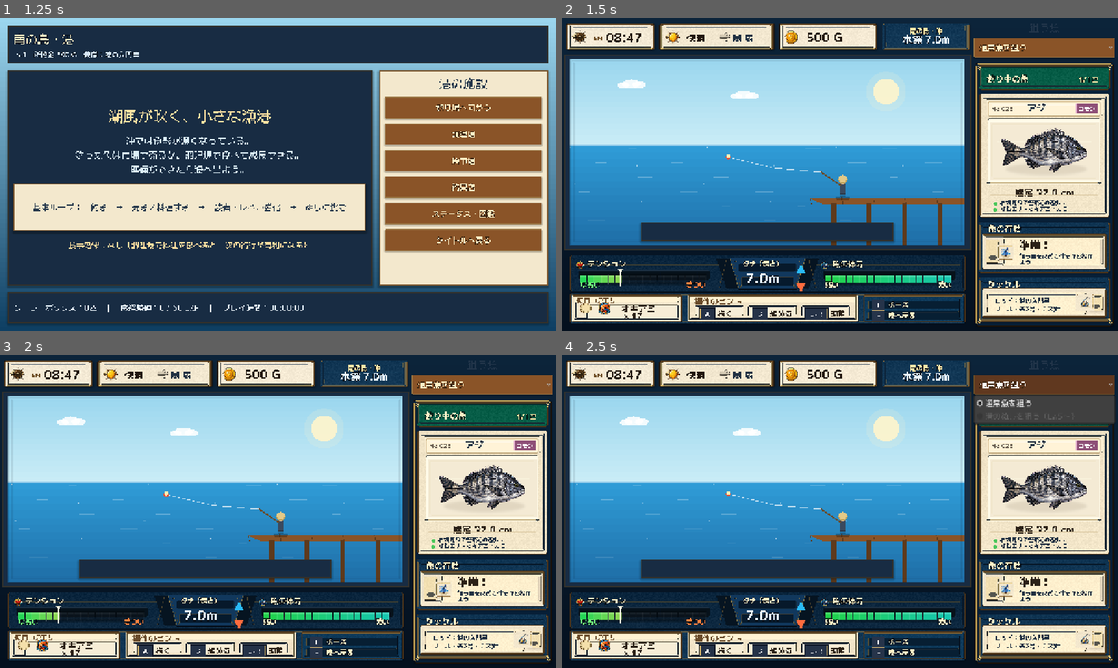
Above: before the commit, frames 1-4 (two rows, left to right).
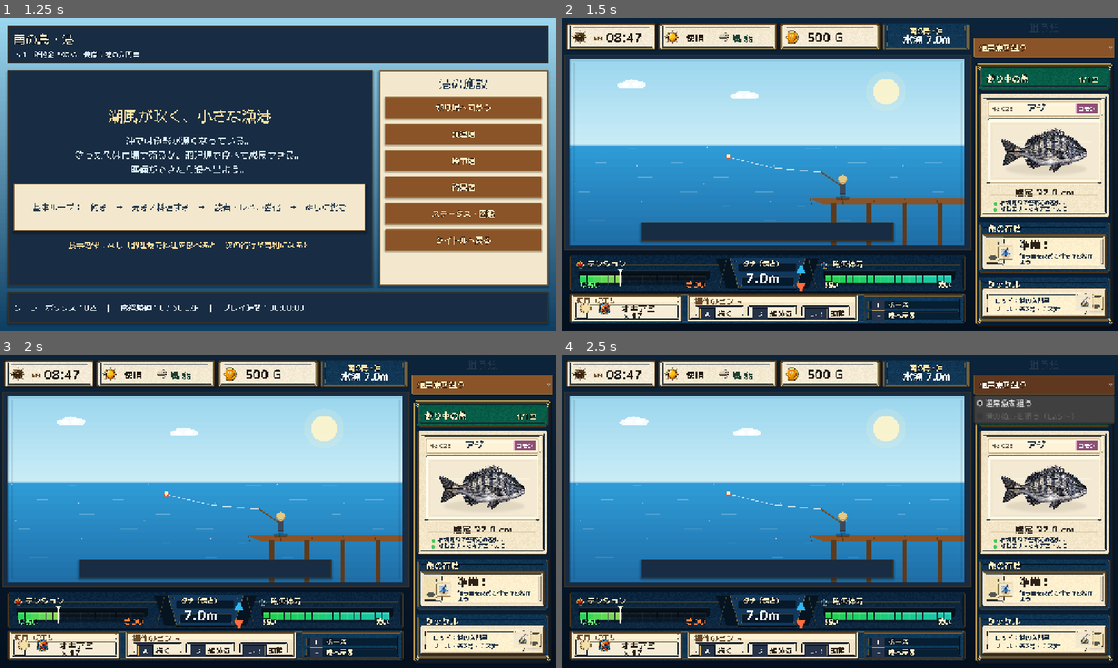
Above: after the commit, the same moments.

Repository: RYUKOU-OKUMURA/tsuri_quest_umi_mvp
Game: Godot game, scene res://scenes/main.tscn
Same seed, same stepped clock (60 frames per second), same inputs: the game is played once before the commit and once after it.
Inputs:
- Up to frame 1 (1.25 s): click "ゲームを始める" at 0.5 s
- Up to frame 2 (1.5 s): click "釣り場へ向かう" at 1.25 s
- Up to frame 3 (2 s): no input
- Up to frame 4 (2.5 s): click "通常魚を狙う" at 2 s

Frame 1 is identical in both runs. In frame 2, 0.8% of the frame differs, in the area x 15-70%, y 1-11%; in frame 3, 0.8%; in frame 4, 0.8%.

Commit message:
Tighten fight top status cards

Diff:
--- a/src/ui/components/fight_status_bar.gd
+++ b/src/ui/components/fight_status_bar.gd
@@ -69,10 +69,10 @@
 	var y := rect.position.y + rect.size.y * 0.08
 	var h := rect.size.y * 0.84
 	return [
-		Rect2(rect.position.x + w * 0.000, y, w * 0.226, h),
-		Rect2(rect.position.x + w * 0.231, y, w * 0.288, h),
-		Rect2(rect.position.x + w * 0.524, y, w * 0.248, h),
-		Rect2(rect.position.x + w * 0.777, y, w * 0.223, h),
+		Rect2(rect.position.x + w * 0.000, y, w * 0.229, h),
+		Rect2(rect.position.x + w * 0.229, y, w * 0.297, h),
+		Rect2(rect.position.x + w * 0.526, y, w * 0.254, h),
+		Rect2(rect.position.x + w * 0.780, y, w * 0.220, h),
 	]
 
 
@@ -107,7 +107,7 @@
 			Rect2(Vector2(wind_x, rect.position.y + (rect.size.y - wind_icon_size) * 0.5 + 1.0), Vector2(wind_icon_size, wind_icon_size)),
 			Color(1.0, 1.0, 1.0, 0.92)
 		)
-		_draw_text_clipped(font, body, Vector2(wind_x + 34.0, inline_y), 20, Palette.TEXT_DARK, max_width - (wind_x - text_x) - 34.0, outline)
+		_draw_text_clipped(font, body, Vector2(wind_x + 34.0, inline_y), 21, Color("#173f32"), max_width - (wind_x - text_x) - 34.0, outline)
 		return
 	if not dark and title == "所持金":
 		var amount_y := rect.position.y + rect.size.y * 0.68
Binary file changed: assets/showcase/underwater/top_status_frame.png
Not shown, changed: design-qa.md
Not shown, changed: docs/11_underwater_fight_showcase.md
Not shown, changed: tools/generate_underwater_ui_frame_assets.py
